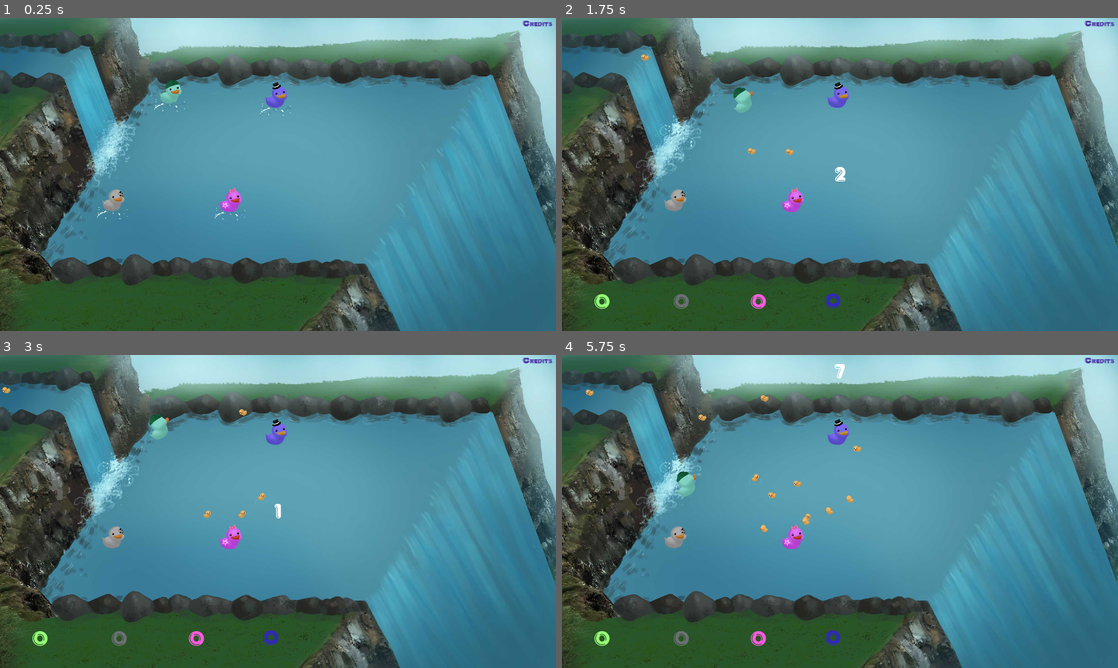
Above: before the commit, frames 1-4 (two rows, left to right).
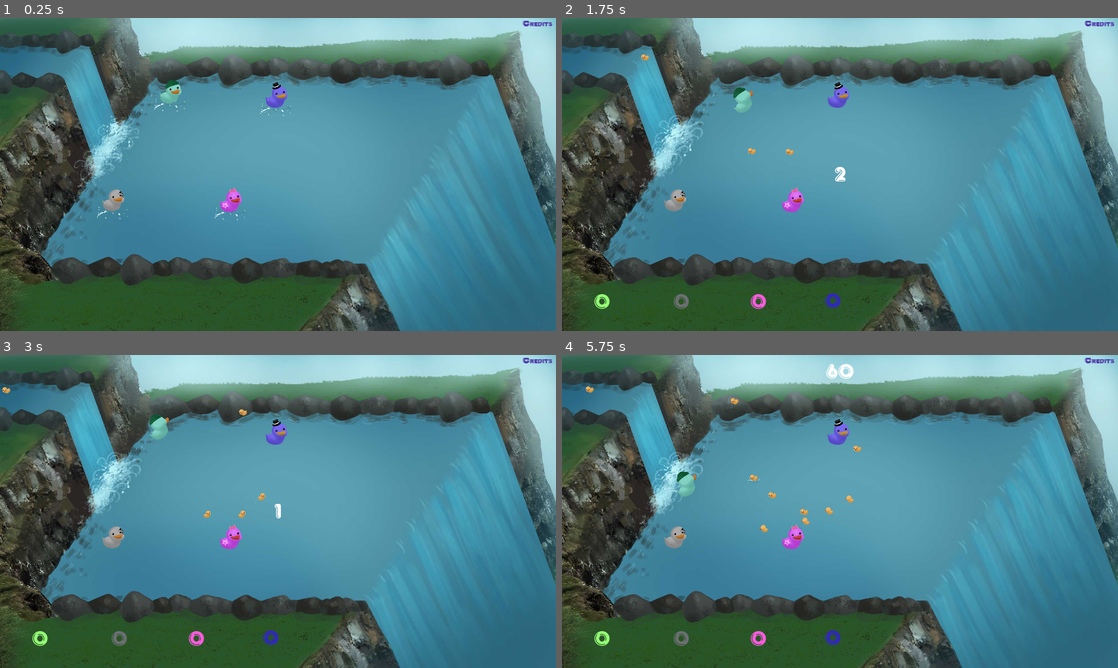
Above: after the commit, the same moments.

Repository: TeamAwesomeTOJam/ducks
Game: Godot game, scene res://Game.tscn
Two runs of this game, one before a commit and one after it. Both use one fixed random seed, a clock stepped at 60 frames per second and the inputs below.
Inputs:
- Up to frame 1 (0.25 s): no input
- Up to frame 2 (1.75 s): tap Enter (p0duck) at 0.5, 0.6, 1.35 s; hold Up (ui_up) 0.53-1.28 s
- Up to frame 3 (3 s): hold Up (ui_up) from 2.03 s (still down); tap Enter (p0duck) at 2.1, 2.85 s
- Up to frame 4 (5.75 s): release Up (ui_up) at 3.53 s; tap Enter (p0duck) at 3.6, 4.35, 5.1 s

The runs differ from the first frame. In frame 1, 0.8% of the frame differs, in the area x 13-92%, y 17-83%; in frame 2, 0.8%; in frame 3, 0.8%; in frame 4, 1.1%, in the area x 4-92%, y 2-83%.

Commit message:
Tightened the tightening

Diff:
--- a/Duck.gd
+++ b/Duck.gd
@@ -35,6 +35,7 @@
 func winner():
     direction = Vector2(1, 0).normalized()
     speed = 750
+    is_winner = true
     respawn()
 
 
@@ -120,7 +121,7 @@
         self.queue_free()
 
 func post_game(delta):
-    var impulse_vector = direction * speed * 10.0
+    var impulse_vector = direction * speed * (10.0 if !is_winner else 1.0)
     apply_impulse(Vector2(), impulse_vector * delta)
 
 ###
--- a/Game.gd
+++ b/Game.gd
@@ -11,7 +11,7 @@
 
 var MAX_PLAYERS = 4
 var MAX_TIME_PRE_GAME = 3.0
-var MAX_TIME_GAME = 10.0
+var MAX_TIME_GAME = 63.0
 
 
 enum STATE {
@@ -61,7 +61,7 @@
         if !players:
             top_player.winner()
             last_player_done = true
-            time_remaining = 1.0
+            time_remaining = 1.5
 
 
 func update_hud():
@@ -143,7 +143,7 @@
         var duck = spawn_duck()
         duck.winner()
         duck.is_winner = true
-        time_remaining = 0.2
+        time_remaining = 1.0
         top_score -= 1
 
     for i in range(0, 3):
--- a/Game.tscn
+++ b/Game.tscn
@@ -48,7 +48,7 @@
 font_data = ExtResource( 15 )
 _sections_unfolded = [ "Extra Spacing", "Font", "Settings" ]
 
-[node name="Game" type="Node"]
+[node name="Game" type="Node" index="0"]
 
 script = ExtResource( 1 )
 Player = ExtResource( 2 )
@@ -58,7 +58,7 @@
 
 frames = SubResource( 1 )
 animation = "loop"
-frame = 1
+frame = 2
 playing = true
 offset = Vector2( 1280, 720 )
 _sections_unfolded = [ "Z Index" ]
@@ -125,6 +125,7 @@
 
 [node name="Borders" type="StaticBody2D" parent="." index="9"]
 
+editor/display_folded = true
 input_pickable = false
 collision_layer = 1
 collision_mask = 1
@@ -141,7 +142,7 @@
 
 [node name="CollisionShape2D2" type="CollisionShape2D" parent="Borders" index="1"]
 
-position = Vector2( 838.877, 1277.51 )
+position = Vector2( 838.877, 1236.61 )
 scale = Vector2( 0.658883, 1 )
 shape = SubResource( 3 )
 _sections_unfolded = [ "Transform" ]
@@ -159,51 +160,51 @@
 
 [node name="Rock" parent="Rocks" index="0" instance=ExtResource( 13 )]
 
-position = Vector2( 126.448, 1185.86 )
+position = Vector2( 126.448, 1160.87 )
 
 [node name="Rock2" parent="Rocks" index="1" instance=ExtResource( 13 )]
 
-position = Vector2( 313.064, 1231.29 )
+position = Vector2( 313.064, 1206.3 )
 
 [node name="Rock3" parent="Rocks" index="2" instance=ExtResource( 13 )]
 
-position = Vector2( 488.631, 1232.52 )
+position = Vector2( 488.631, 1207.53 )
 
 [node name="Rock4" parent="Rocks" index="3" instance=ExtResource( 13 )]
 
-position = Vector2( 616.316, 1220.24 )
+position = Vector2( 616.316, 1195.25 )
 
 [node name="Rock5" parent="Rocks" index="4" instance=ExtResource( 13 )]
 
-position = Vector2( 740.318, 1241.11 )
+position = Vector2( 740.318, 1216.12 )
 
 [node name="Rock6" parent="Rocks" index="5" instance=ExtResource( 13 )]
 
-position = Vector2( 821.348, 1231.29 )
+position = Vector2( 821.348, 1206.3 )
 
 [node name="Rock7" parent="Rocks" index="6" instance=ExtResource( 13 )]
 
-position = Vector2( 950.261, 1234.97 )
+position = Vector2( 950.261, 1209.98 )
 
 [node name="Rock8" parent="Rocks" index="7" instance=ExtResource( 13 )]
 
-position = Vector2( 1134.42, 1237.43 )
+position = Vector2( 1134.42, 1212.44 )
 
 [node name="Rock9" parent="Rocks" index="8" instance=ExtResource( 13 )]
 
-position = Vector2( 1011.65, 1248.48 )
+position = Vector2( 1011.65, 1223.49 )
 
 [node name="Rock10" parent="Rocks" index="9" instance=ExtResource( 13 )]
 
-position = Vector2( 1285.43, 1237.43 )
+position = Vector2( 1285.43, 1212.44 )
 
 [node name="Rock11" parent="Rocks" index="10" instance=ExtResource( 13 )]
 
-position = Vector2( 1433.99, 1239.89 )
+position = Vector2( 1433.99, 1214.9 )
 
 [node name="Rock12" parent="Rocks" index="11" instance=ExtResource( 13 )]
 
-position = Vector2( 1553.08, 1238.66 )
+position = Vector2( 1553.08, 1213.67 )
 
 [node name="Rock13" parent="Rocks" index="12" instance=ExtResource( 13 )]
 
--- a/Player.gd
+++ b/Player.gd
@@ -217,7 +217,7 @@
     sent = false
 
 func post_game(delta):
-    var impulse_vector = direction * speed * (1.0 if !is_winner else 0.2)
+    var impulse_vector = direction * speed * (1.0 if !is_winner else 0.11)
     apply_impulse(Vector2(), impulse_vector * delta)
 
 ###
